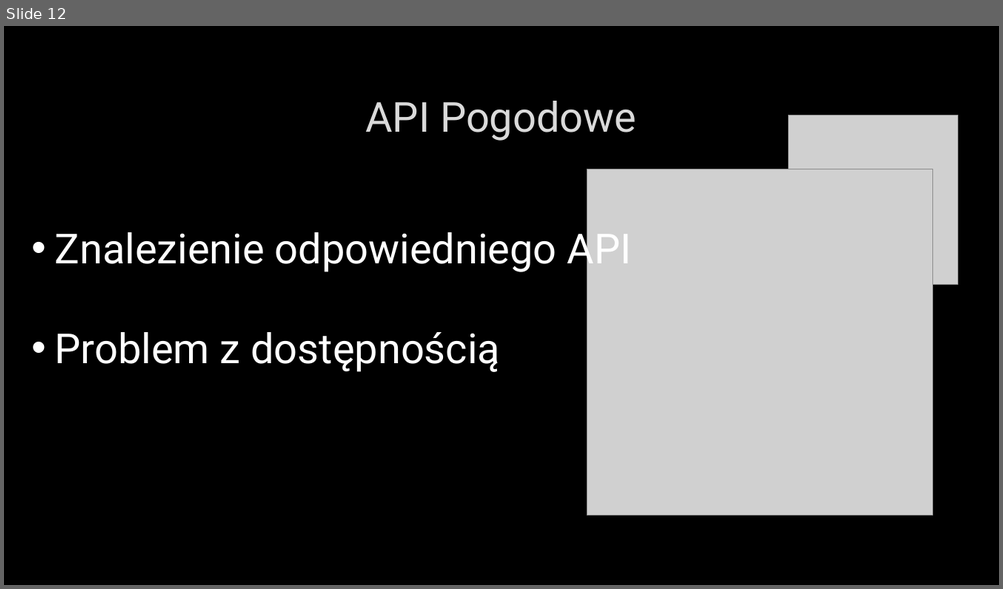
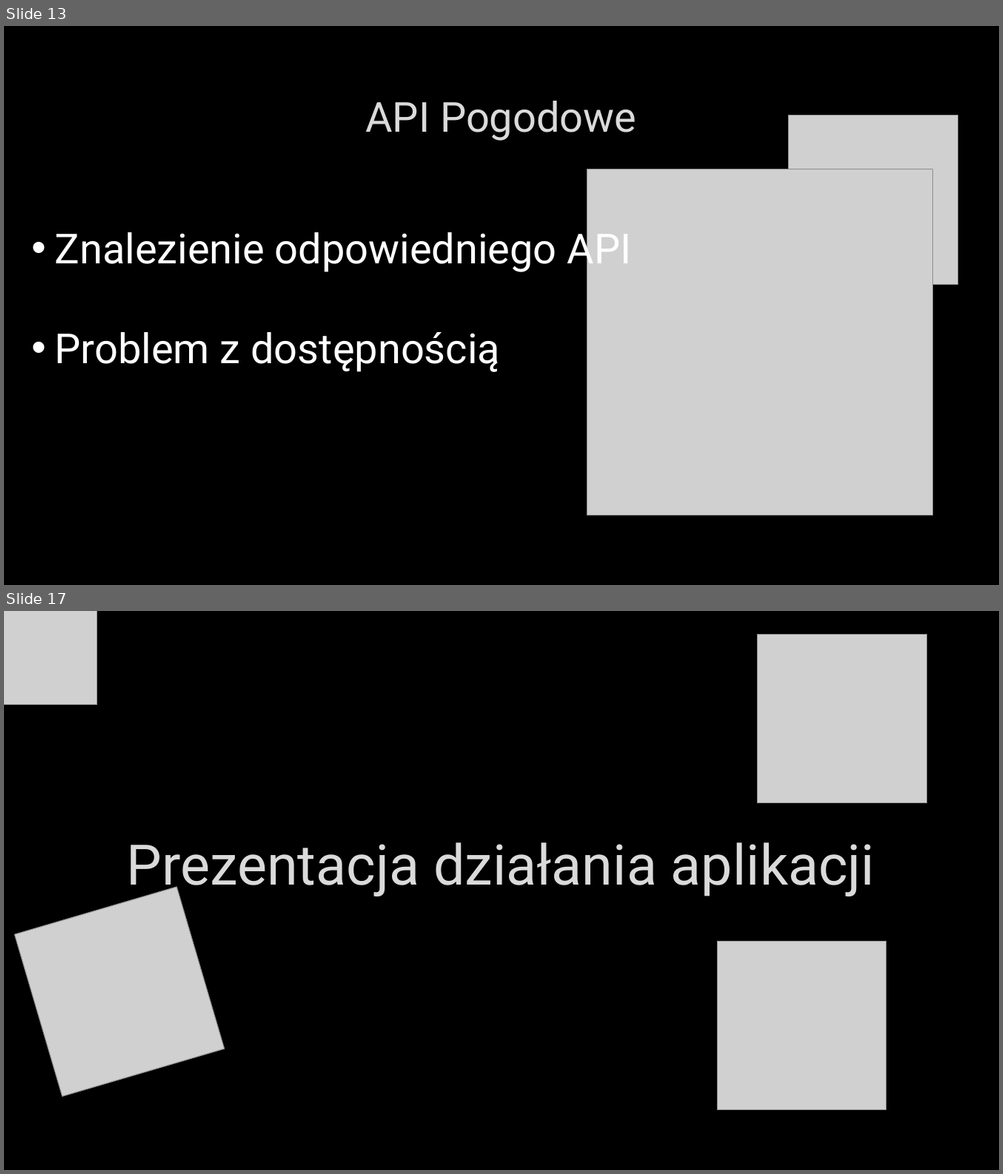
Before and after one commit to Luckownia/WeatherForecastApp, a slide deck: Aplikacja pogodowa na Androida.pptx. Shown one above the other, each under a label of ours: slide 12 before the commit, slides 13 and 17 after it; the slides between them are not shown. The pictures are 1003x589 and 1003x1174 pixels, drawn with LibreOffice and Linux fonts; fonts in the diff are those of the drawing; grey boxes stand for pictures; background and template pictures are left out. Boxes give left, top, right and bottom in pixels: in the first picture for what was removed or moved away, otherwise in the second. Text is boxed around its words. In the diff, an @@ line names an element or a change of style, - is before the commit and + after.

```diff
--- a/Aplikacja pogodowa na Androida.pptx
+++ b/Aplikacja pogodowa na Androida.pptx
@@ slide 17 added at box(4, 611, 999, 1170), background picture (left out) @@
@@ picture added at box(4, 611, 97, 705) @@
@@ picture added at box(757, 634, 927, 803) @@
@@ title added at box(126, 843, 874, 899), 54 pt, text #DADADA @@
+Prezentacja działania aplikacji
@@ picture added at box(14, 887, 225, 1097) @@
@@ picture added at box(717, 942, 887, 1111) @@
@@ what was slide 12 is now slide 13 @@
```
Also in this commit, not shown: 4 other slides added, 1 other file.
